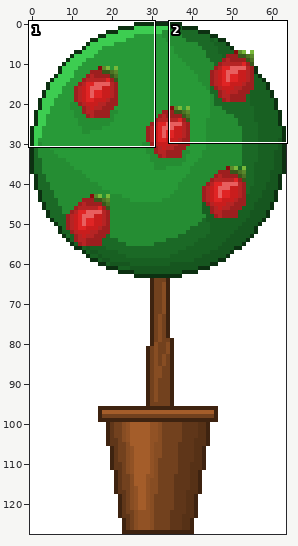
Edited in one commit: sprite sheet (assets/spr/tree_fruit.png). The first picture is a wide view before the edit; the outline marks the close-up.
Close-up. Before:
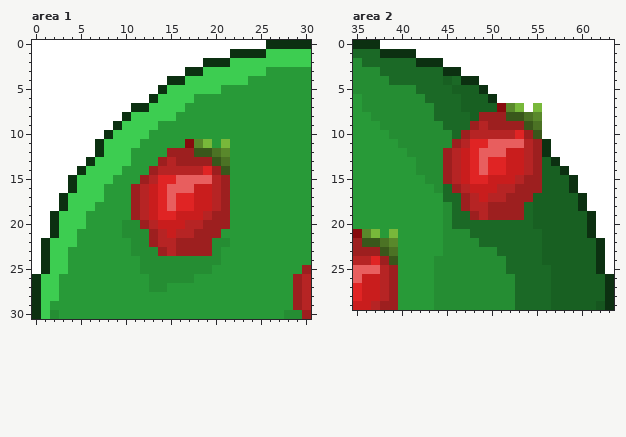
The file is 64x128 pixels. Colours within 5 levels of each other are drawn and written as one. Shown: area 1: x 0..30, y 0..30; area 2: x 35..63, y 0..29. The commit also changed other parts of the picture, which this record leaves out.
Once edited:
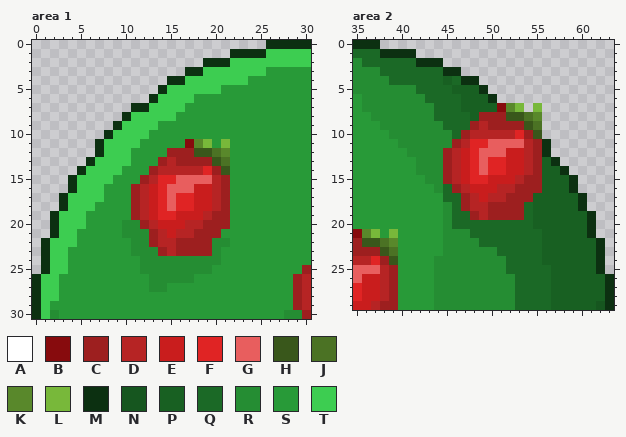
Palette (. is transparent): A #ffffff  B #870b0d  C #9d1f1f  D #b62424  E #c91d1d  F #e02424  G #e85e5e  H #39571b  J #4b7224  K #59882b  L #78b83a  M #0c3011  N #16561f  P #186022  Q #1b6926  R #258d33  S #289a38  T #3dcd51
The edit:
Area 1:
y 0: x 0..25 AAAAAAAAAAAAAAAAAAAAAAAAAA -> ..........................
y 1: x 0..21 AAAAAAAAAAAAAAAAAAAAAA -> ......................
y 2: x 0..18 AAAAAAAAAAAAAAAAAAA -> ...................
y 3: x 0..16 AAAAAAAAAAAAAAAAA -> .................
y 4: x 0..14 AAAAAAAAAAAAAAA -> ...............
y 5: x 0..13 AAAAAAAAAAAAAA -> ..............
y 6: x 0..12 AAAAAAAAAAAAA -> .............
y 7: x 0..10 AAAAAAAAAAA -> ...........
y 8: x 0..9 AAAAAAAAAA -> ..........
y 9: x 0..8 AAAAAAAAA -> .........
y 10: x 0..7 AAAAAAAA -> ........
y 11..12: x 0..6 AAAAAAA -> .......
y 13: x 0..5 AAAAAA -> ......
y 14: x 0..4 AAAAA -> .....
y 15..16: x 0..3 AAAA -> ....
y 17..18: x 0..2 AAA -> ...
y 19..21: x 0..1 AA -> ..
y 22..25: x 0 A -> .
Area 2:
y 0: x 38..63 AAAAAAAAAAAAAAAAAAAAAAAAAA -> ..........................
y 1: x 42..63 AAAAAAAAAAAAAAAAAAAAAA -> ......................
y 2: x 45..63 AAAAAAAAAAAAAAAAAAA -> ...................
y 3: x 47..63 AAAAAAAAAAAAAAAAA -> .................
y 4: x 49..63 AAAAAAAAAAAAAAA -> ...............
y 5: x 50..63 AAAAAAAAAAAAAA -> ..............
y 6: x 51..63 AAAAAAAAAAAAA -> .............
y 7: x 54 A -> .; x 56..63 AAAAAAAA -> ........
y 8..10: x 56..63 AAAAAAAA -> ........
y 11..12: x 57..63 AAAAAAA -> .......
y 13: x 58..63 AAAAAA -> ......
y 14: x 59..63 AAAAA -> .....
y 15..16: x 60..63 AAAA -> ....
y 17..18: x 61..63 AAA -> ...
y 19..21: x 62..63 AA -> ..
y 22..25: x 63 A -> .
Changed places in both close-ups, as pixel boxes (x1, y1, x2, y2):
erased: (32, 40, 266, 274)
erased: (380, 40, 614, 274)
